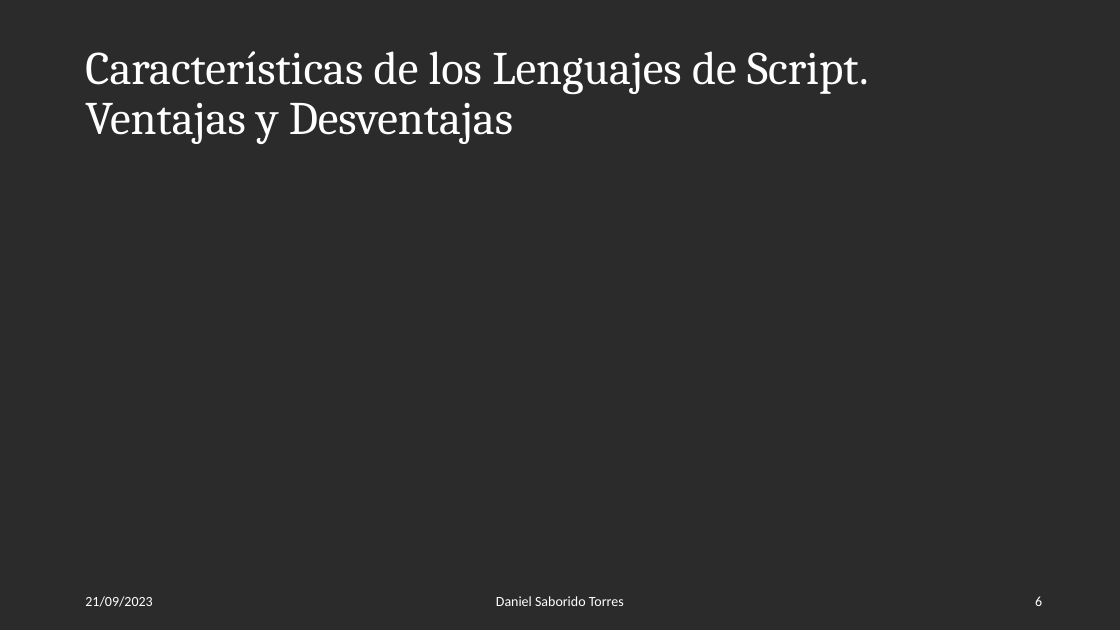
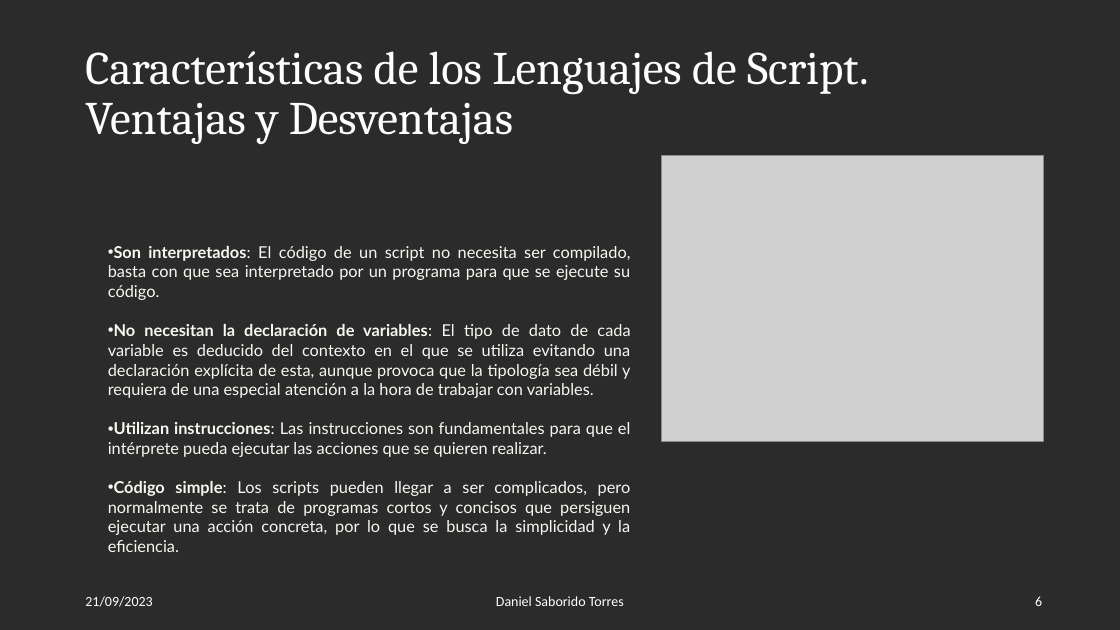
Before and after one commit to DanielSaborido/2-DAW, a slide deck: slide 6 of DWECliente/P1_SaboridoTorresDaniel_DWEC.pptx. Drawn at 1120x630 pixels with LibreOffice and Linux fonts; fonts in the diff are those of the drawing; grey boxes stand for pictures; background and template pictures are left out; a plain dark background stands for a picture behind light text. Boxes give left, top, right and bottom in pixels: in the first picture for what was removed or moved away, otherwise in the second. Text is boxed around its words. In the diff, an @@ line names an element or a change of style, - is before the commit and + after.

Commit message:
parte 4 completa

```diff
--- a/DWECliente/P1_SaboridoTorresDaniel_DWEC.pptx
+++ b/DWECliente/P1_SaboridoTorresDaniel_DWEC.pptx
@@ picture added at [662,155,1044,442] @@
@@ text added at [108,246,631,535], 14 pt, text #F8F8F2 @@
+• Son interpretados: El código de un script no necesita ser compilado, basta con que sea interpretado por un programa para que se ejecute su código.
+• No necesitan la declaración de variables: El tipo de dato de cada variable es deducido del contexto en el que se utiliza evitando una declaración explícita de esta, aunque provoca que la tipología sea débil y requiera de una especial atención a la hora de trabajar con variables.
+• Utilizan instrucciones: Las instrucciones son fundamentales para que el intérprete pueda ejecutar las acciones que se quieren realizar.
+• Código simple: Los scripts pueden llegar a ser complicados, pero normalmente se trata de programas cortos y concisos que persiguen ejecutar una acción concreta, por lo que se busca la simplicidad y la eficiencia.
```
